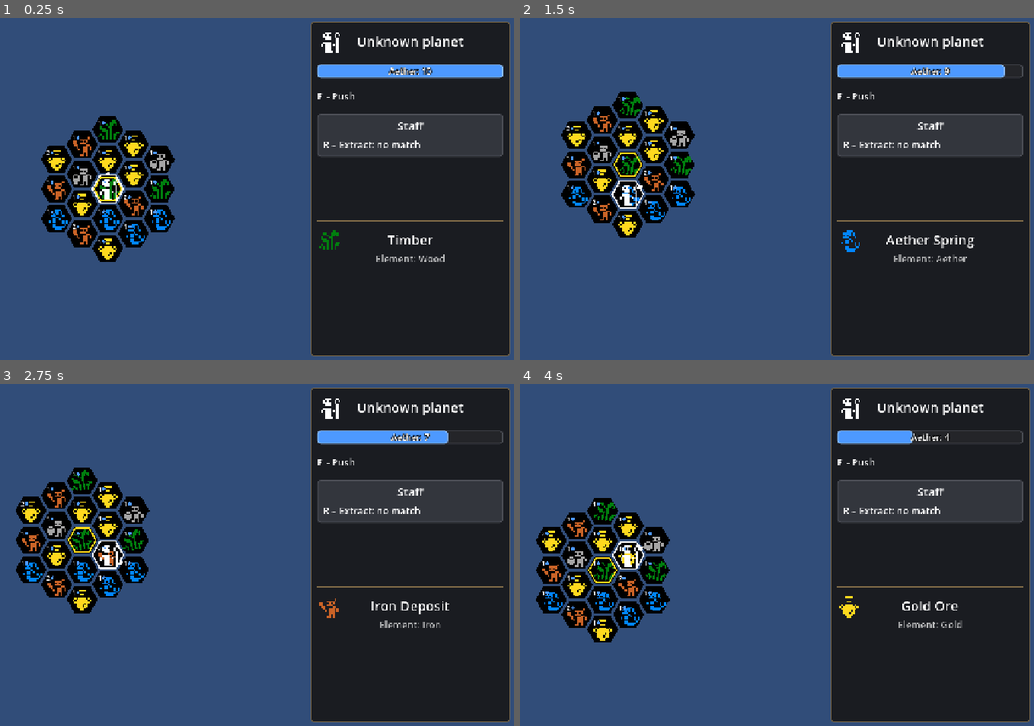
Above: before the commit, frames 1-4 (two rows, left to right).
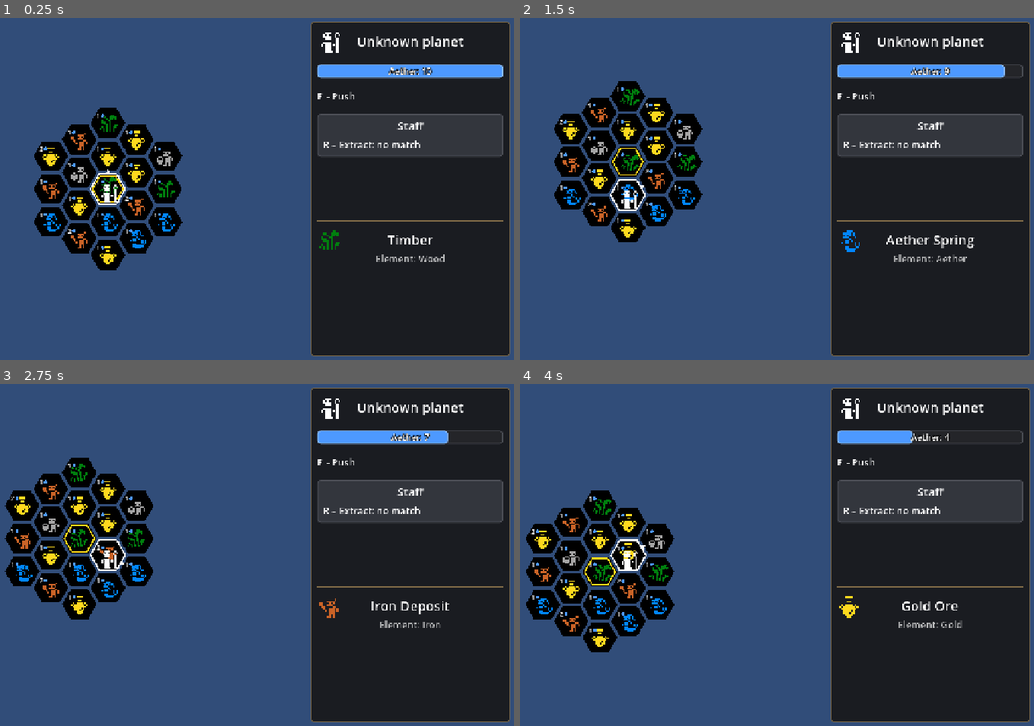
Above: after the commit, the same moments.

Repository: scunningham777/spaes-wrzrds
Game: Godot game, scene res://scenes/planet.tscn
Two runs of this game, one before a commit and one after it. Both use one fixed random seed, a clock stepped at 60 frames per second and the inputs below. This scene is started directly instead of the project's main scene.
Inputs:
- Up to frame 1 (0.25 s): no input
- Up to frame 2 (1.5 s): tap Enter (ui_accept) at 0.5, 0.77, 1.25 s; hold D (hex_right) 0.53-1.28 s; hold B (build_tower) 0.53-1.28 s; hold X (hex_down) from 1.28 s (still down); tap R (extract) at 1.35 s
- Up to frame 3 (2.75 s): tap Enter (ui_accept) at 1.52 s; release X (hex_down) at 2.03 s; hold D (hex_right) from 2.03 s (still down); hold E (hex_ne) from 2.03 s (still down)
- Up to frame 4 (4 s): release D (hex_right) at 2.78 s; release E (hex_ne) at 2.78 s; hold W (hex_up) 2.78-3.53 s; tap Q (hex_nw) at 2.85 s; tap Enter (ui_accept) at 3.02, 3.77 s; hold A (hex_left) from 3.53 s (still down); hold C (hex_se) from 3.53 s (still down)

The runs differ from the first frame. In frame 1, 5.3% of the frame differs, in the area x 6-36%, y 26-74%; in frame 2, 5.2%; in frame 3, 5.3%, in the area x 0-30%, y 21-69%; in frame 4, 5.3%.

Commit message:
Bigger planet hexes; wizard low and tile icon high on its tile
Planet hex_size 36 -> 40 and icon scale 4 -> 3.5 (wizard sprite too).
TileGridView gets an occupied coord whose icon draws occupied_icon_shift
higher; the planet's wizard sprite sits the same distance lower. The
shift travels with icons during a push swap. Cooldown and move cost
labels are unchanged.

Co-Authored-By: Claude Opus 5.5 <noreply@anthropic.com>
Claude-Session: https://claude.ai/code/session_0196C6qponv1cZhsguvue75H

Diff:
--- a/scenes/planet.tscn
+++ b/scenes/planet.tscn
@@ -121,17 +121,21 @@
 [node name="HexBoard" type="Node2D" parent="." unique_id=401960176]
 script = ExtResource("2_board")
 pointy_top = false
+hex_size = 40.0
 draw_outlines = false
 
 [node name="TileGridView" type="Node2D" parent="HexBoard" unique_id=1952379980]
 script = ExtResource("3_tiles")
 icon_sheet = ExtResource("7_icons")
+icon_scale = 3.5
+occupied_icon_shift = 8.0
 
 [node name="Wizard" type="Node2D" parent="HexBoard" unique_id=1758725873]
 script = ExtResource("4_player")
 
 [node name="Sprite2D" type="Sprite2D" parent="HexBoard/Wizard"]
-scale = Vector2(4, 4)
+position = Vector2(0, 8)
+scale = Vector2(3.5, 3.5)
 texture = ExtResource("7_icons")
 region_enabled = true
 region_rect = Rect2(378, 1, 12, 12)
--- a/scripts/planet.gd
+++ b/scripts/planet.gd
@@ -150,6 +150,7 @@
 func _follow_wizard() -> void:
 	_camera.position = _wizard.position
 	_tiles.view_center = _wizard.mover.coord
+	_tiles.occupied = _wizard.mover.coord
 
 
 # Successful moves cost the aether of the tile stepped onto; running out kicks the player back to
--- a/scripts/tile_grid_view.gd
+++ b/scripts/tile_grid_view.gd
@@ -6,7 +6,8 @@
 # (hex_color, or ley_color where it resonates with a ley line or is on an activated one); kinds
 # whose icon has an entry in ICONS draw that sprite-sheet icon over it. Icons with an entry in ICON_ANIMS step through it, all in sync off one clock. Tile size comes
 # from the board's tile_scale. Tiles that cost aether to step onto show the cost as a number and
-# a blue dot in their upper left; the landing tile is outlined.
+# a blue dot in their upper left; the landing tile is outlined. The occupied (player's) tile's icon
+# sits higher, clear of the player's sprite.
 
 ## Sprite sheet that ICONS regions are cut from.
 @export var icon_sheet: Texture2D
@@ -18,6 +19,9 @@
 @export var ley_color: Color = Color(0.38, 0.03, 0.41)
 ## Icon pixel scale; matches the wizard sprite's.
 @export var icon_scale: float = 4.0
+## How far up the icon of the tile the player stands on (occupied) moves, in pixels, to make room
+## for the player's sprite below it.
+@export var occupied_icon_shift: float = 8.0
 ## Play the ICON_ANIMS icon animations.
 @export var animate_icons: bool = true
 ## Tapped-tile cooldown number size, and its baseline's distance above the tile's bottom edge.
@@ -88,6 +92,11 @@
 	set(value):
 		landing = value
 		queue_redraw()
+## The tile the player stands on (its icon moves up by occupied_icon_shift), or null for none.
+var occupied: Variant = null:
+	set(value):
+		occupied = value
+		queue_redraw()
 ## Seconds since the animations started.
 var anim_time: float = 0.0
 ## 0..1 progress of the swap animation, if one is playing (see animate_swap).
@@ -203,13 +212,16 @@
 		draw_colored_polygon(tile, fill_color(coord))
 		draw_set_transform(Vector2.ZERO)
 		if not coord in swapping_keys:
-			_draw_contents(coord, center)
+			_draw_contents(coord, center, icon_shift(coord))
 	if _swapping:
 		var from_pos := board.hex_to_local(_swap_from)
 		var to_pos := board.hex_to_local(_swap_to)
+		# The icon shift travels with the icon, so one leaving the player's tile eases back to center.
+		var from_shift := icon_shift(_swap_from)
+		var to_shift := icon_shift(_swap_to)
 		# Last drawn is on top.
-		_draw_contents(_swap_from, to_pos.lerp(from_pos, swap_progress))
-		_draw_contents(_swap_to, from_pos.lerp(to_pos, swap_progress))
+		_draw_contents(_swap_from, to_pos.lerp(from_pos, swap_progress), to_shift.lerp(from_shift, swap_progress))
+		_draw_contents(_swap_to, from_pos.lerp(to_pos, swap_progress), from_shift.lerp(to_shift, swap_progress))
 	if landing != null and grid.has_tile(landing):
 		# Inset, so it still shows inside the player's outline while they stand on it.
 		draw_set_transform(board.hex_to_local(grid.nearest(landing, view_center)))
@@ -225,12 +237,20 @@
 	return hex_color
 
 
-# Draws the icon (and tapped cooldown) and move cost of the tile at coord, centered on center.
-func _draw_contents(coord: Vector2i, center: Vector2) -> void:
+# Offset of the icon on the tile at coord from the tile's center: up on the occupied tile, else none.
+func icon_shift(coord: Vector2i) -> Vector2:
+	if occupied != null and grid.canonical(coord) == grid.canonical(occupied):
+		return Vector2(0.0, -occupied_icon_shift)
+	return Vector2.ZERO
+
+
+# Draws the icon (offset by icon_offset, and tapped cooldown) and move cost of the tile at coord,
+# centered on center.
+func _draw_contents(coord: Vector2i, center: Vector2, icon_offset: Vector2) -> void:
 	var kind := grid.get_tile(coord)
 	if has_icon(kind):
 		var tapped := grid.is_tapped(coord)
-		_draw_icon(kind.icon, center, tapped)
+		_draw_icon(kind.icon, center + icon_offset, tapped)
 		if tapped:
 			_draw_cooldown(grid.cooldown(coord), center)
 	if grid.move_cost(coord) > 0:
--- a/tests/smoke_test.gd
+++ b/tests/smoke_test.gd
@@ -803,6 +803,12 @@
 	var planet_sprite := planet_wizard.get_node_or_null("Sprite2D") as Sprite2D
 	_check(planet_sprite != null and is_zero_approx(planet_sprite.rotation), "planet: upright wizard sprite on the wizard's tile")
 	_check(planet_wizard.get_index() > tiles.get_index(), "planet: wizard sprite drawn over the tile icons")
+	# Wizard low on its tile, the tile's icon high; icons elsewhere stay centered.
+	_check(planet_sprite != null and planet_sprite.position.y > 0.0 and planet_sprite.scale.x == tiles.icon_scale,
+		"planet: wizard sprite sits low, at the icon scale")
+	_check(tiles.icon_shift(planet_wizard.mover.coord).y < 0.0, "planet: the wizard's tile icon shifts up")
+	_check(tiles.icon_shift(planet_wizard.mover.coord + Vector2i(0, -1)) == Vector2.ZERO,
+		"planet: other tiles' icons stay centered")
 	_check(is_zero_approx(tri[2].x) and tri[2].y < tri[0].y and tri[0].y < 0.0,
 		"planet: facing triangle points N from the top edge (%s)" % tri)
 	_press(KEY_D)  # turn clockwise to NE
